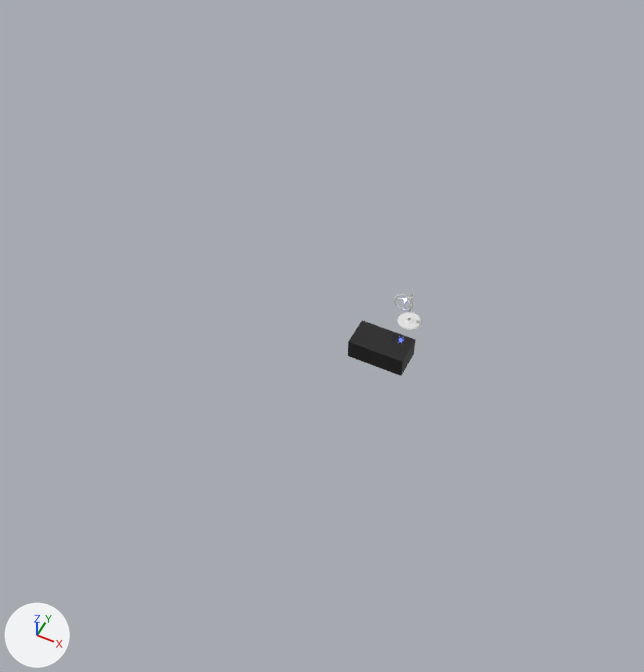
Before and after pictures for a commit that changed the Blender file section 5/animated lamp.blend.
The view is the same before and after, from a camera (50 mm lens) standing at (10.0, -25.7, 28.8) and looking at (-1.3, -3.0, 0.4). Arrows for +X, +Y and +Z are at lower left; the lights stay in place.

Objects in the first picture: 'Base (Path).001', 'Bench'.
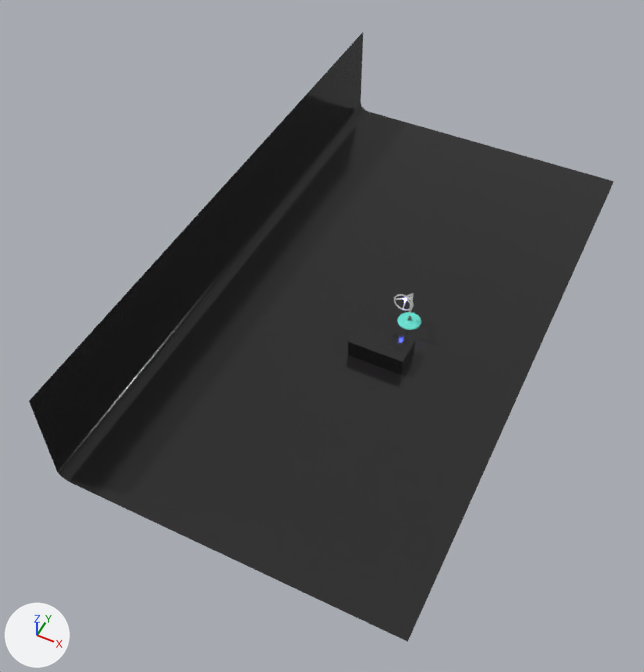
Commit message: Sec 5 118 existing geometry to create new

Pixel boxes [x1, y1, x2, y2] of what changed, in the pictures (644 x 672 px):
'Backdrop', shown
    after: [29, 32, 614, 642]
part 1 of me_beziercircle_001, recoloured (white to cyan)
    both: [397, 312, 421, 330]

The edits, one by one:
Material 'Base' (mat_base) is new.
Its base color is (0.138, 0.8, 0.689) (cyan #68e7d8).
me_beziercircle_001 is used by ob_base__path__001; location (0.0, 0.0, 0.0).
me_beziercircle_001 had 4800 vertices, 4706 faces and spanned x 1.043..2.094, y -0.677..0.374, z 0.01..0.123.
me_beziercircle_001 now has 4896 vertices, 4801 faces and spans x 1.043..2.094, y -0.677..0.374, z 0.01..0.123.
me_beziercircle_001 part 1: 4609 faces spanning x 1.043..2.094, y -0.677..0.374, z 0.01..0.123 switch from no material to mat_base (cyan #68e7d8).
Object 'Backdrop' (ob_backdrop) is now shown.
